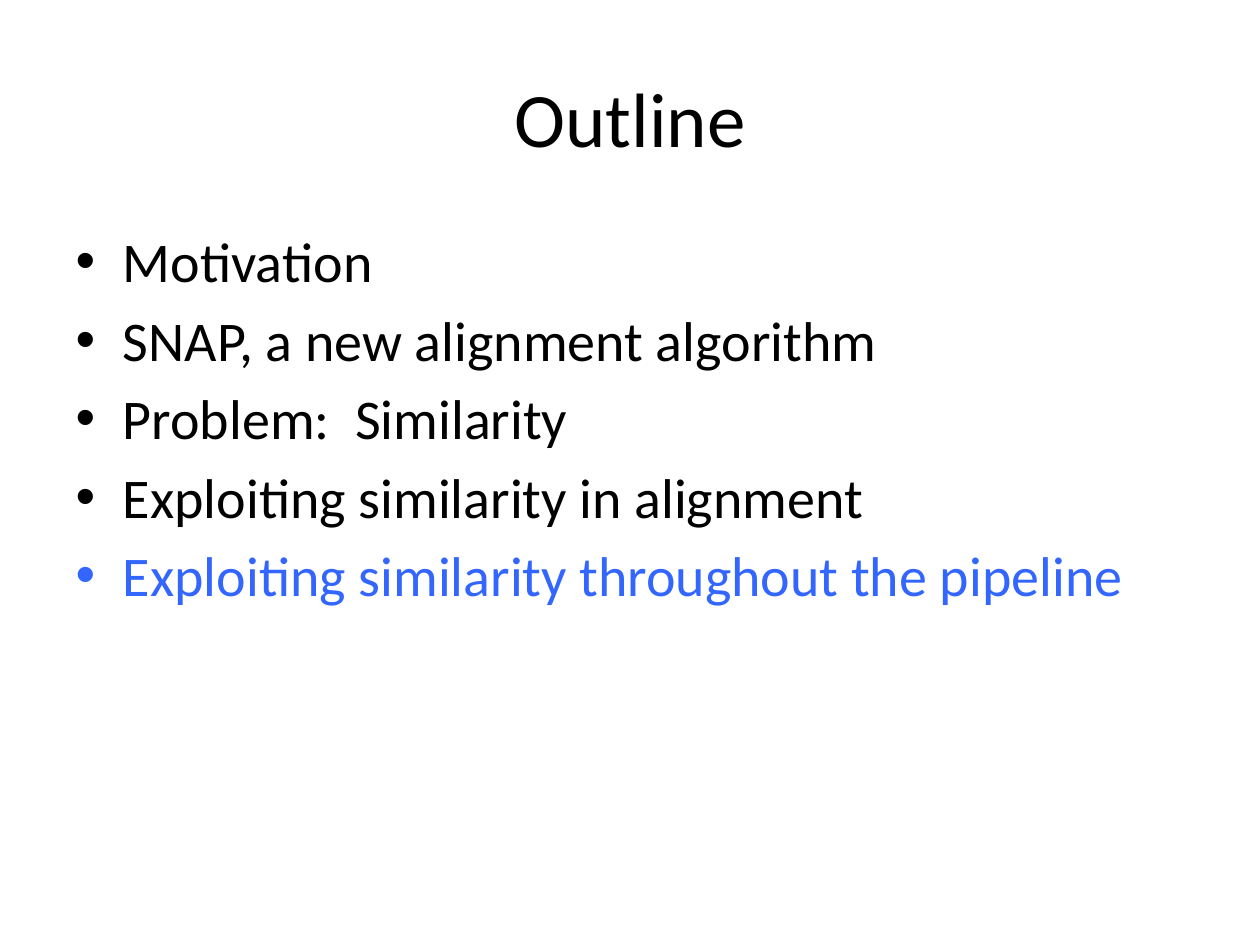
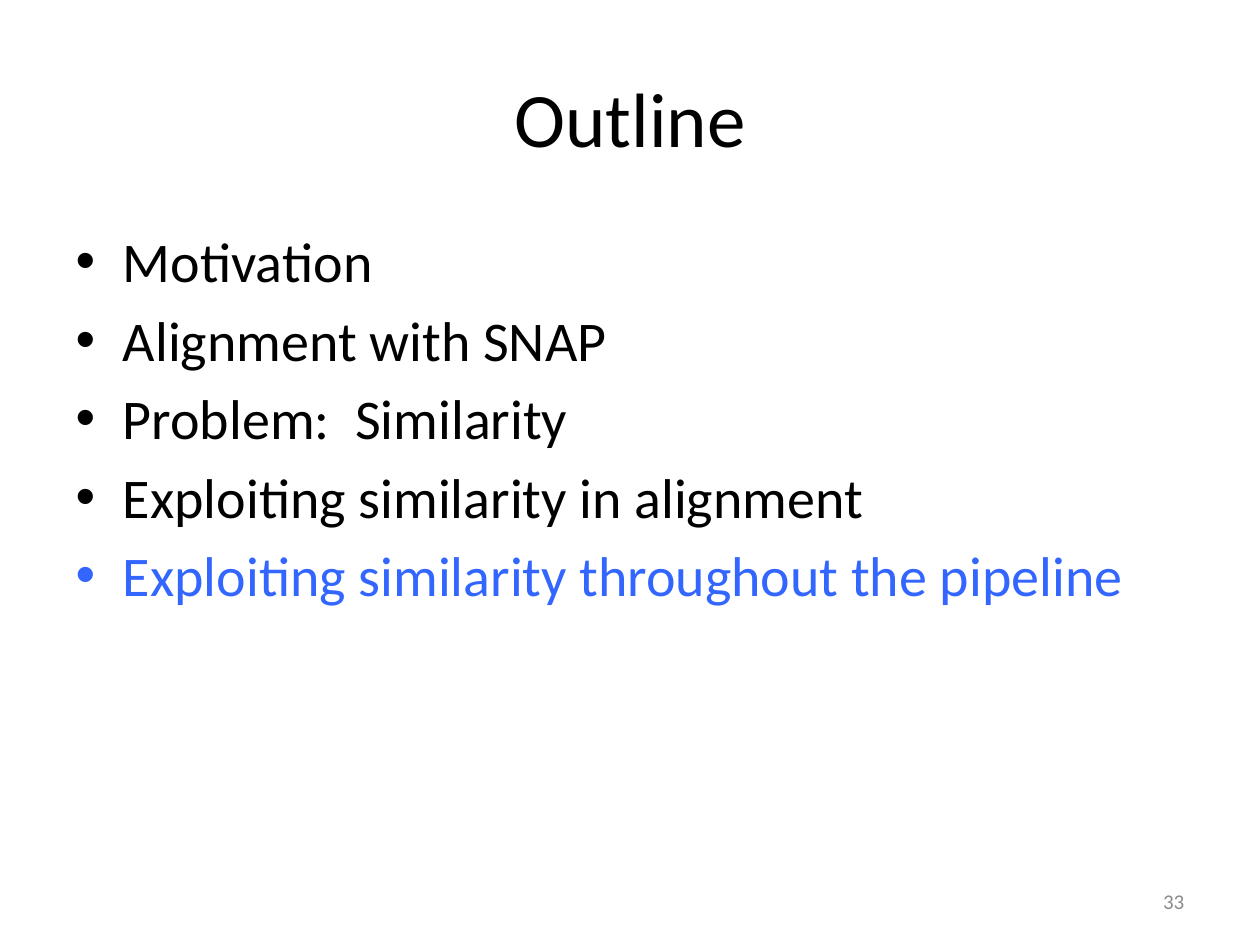
Before and after one commit to kristalcurtis/quals, a slide deck: slide 34 of slides/11.26.12 Quals (v1c).pptx (slide 41 before the commit). Drawn at 1260x945 pixels with LibreOffice and Linux fonts; fonts in the diff are those of the drawing. Boxes give left, top, right and bottom in pixels: in the first picture for what was removed or moved away, otherwise in the second. Text is boxed around its words. In the diff, an @@ line names an element or a change of style, - is before the commit and + after.

```diff
--- a/slides/11.26.12 Quals (v1c).pptx
+++ b/slides/11.26.12 Quals (v1c).pptx
@@ text at (123, 322, 606, 371): text changed @@
-• SNAP, a new alignment algorithm
+• Alignment with SNAP
@@ page number added at (1163, 895, 1184, 909), 12 pt, text #8C8C8C @@
+33
```
Also in this commit, not shown: 47 other slides changed, 1 slide added, 5 slides removed, 3 other files.
